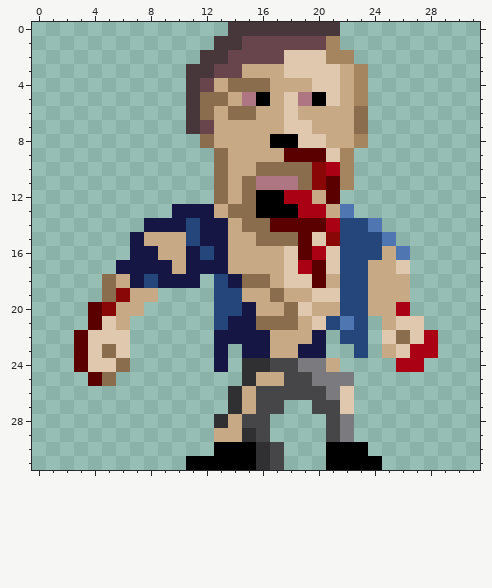
Edited in one commit: pixel-art sprite (images/zombie32.png). The picture above was drawn from the file before the commit.
The file is 32x32 pixels. Colours within 5 levels of each other are drawn and written as one.
Once edited:
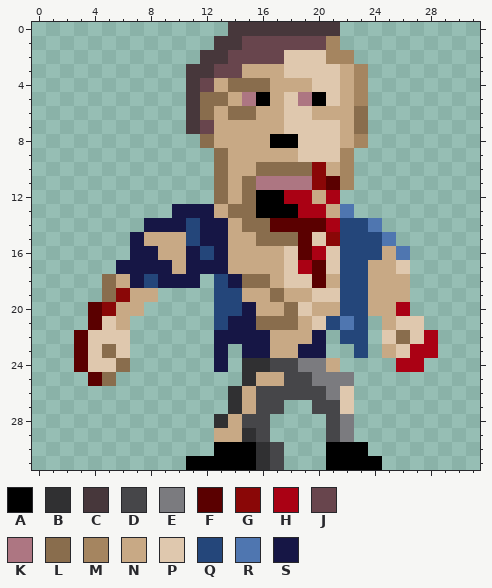
Palette (. is transparent): A #000000  B #303032  C #47373b  D #464649  E #7b7b7f  F #5a0000  G #8a0707  H #aa0114  J #68454d  K #ad7682  L #896d4d  M #a58560  N #c8a985  P #dfc8ae  Q #24467a  R #4f76b0  S #161645
Message: zombie walk between trees; small add to zombie pic
Diff:
Changed rows in their new state; - is an unchanged pixel.
first column x 18:
 6 -P--
 7 --PP
 8 ---P
 9 NPP-
10 ---N
11 -K--
12 ---H
Where, in picture pixels (left, top, right, bottom), the same in both pictures:
changed: (284, 106, 340, 204)
